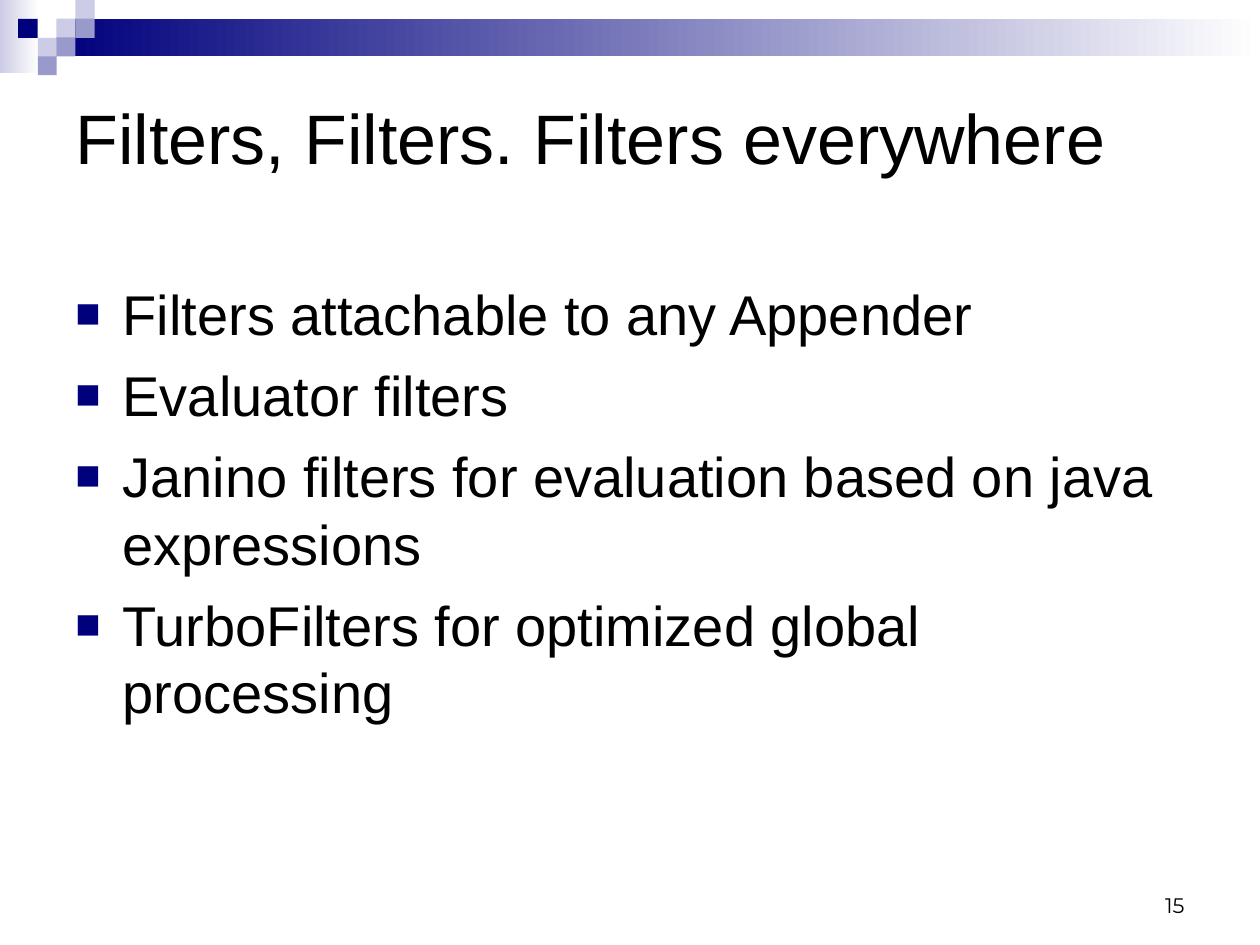
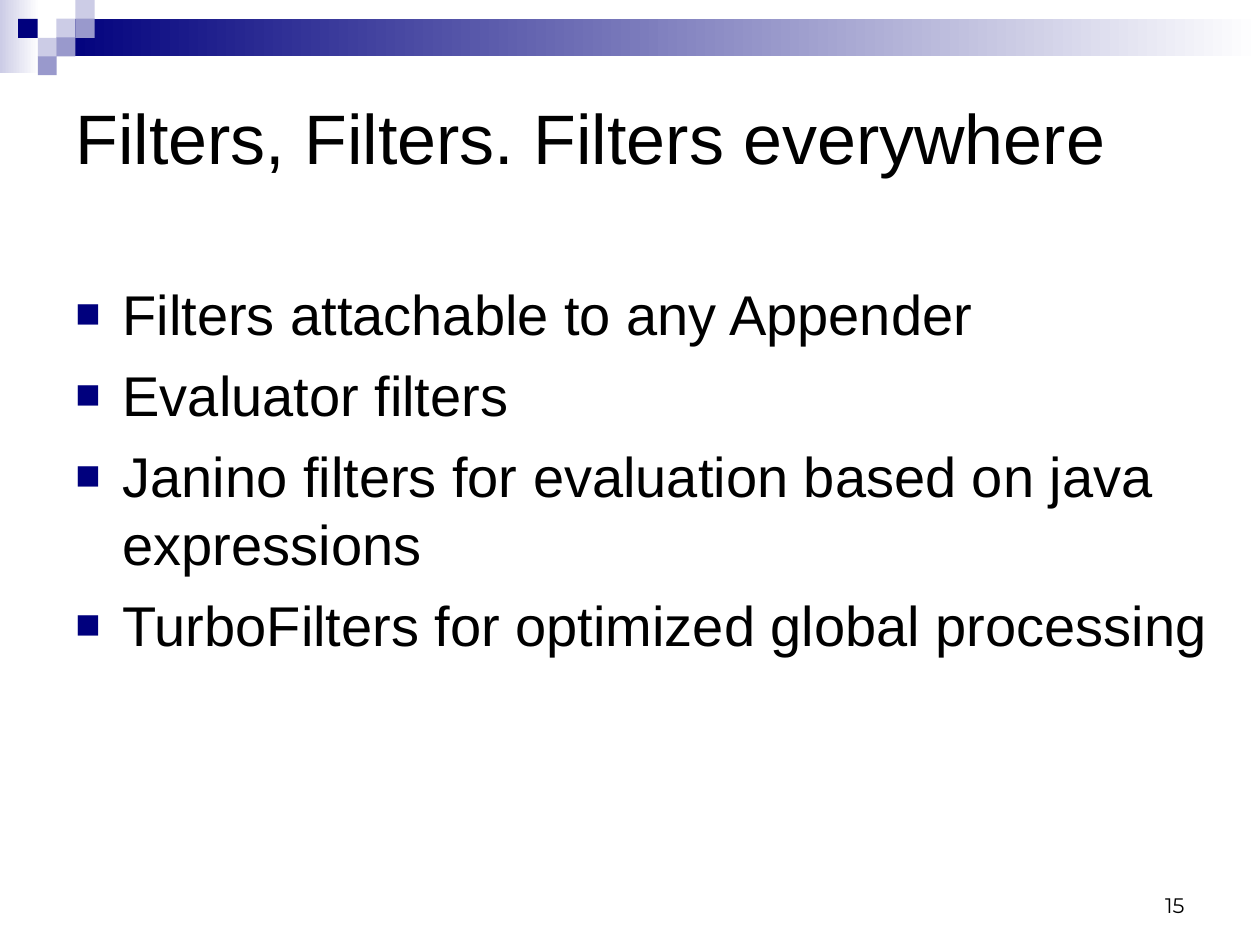
Before and after one commit to qos-ch/logback, a slide deck: slide 15 of logback-site/src/site/resources/logback.ppt. Drawn at 1260x945 pixels with LibreOffice and Linux fonts; fonts in the diff are those of the drawing. Boxes give left, top, right and bottom in pixels: in the first picture for what was removed or moved away, otherwise in the second. Text is boxed around its words. In the diff, an @@ line names an element or a change of style, - is before the commit and + after.

```diff
--- a/logback-site/src/site/resources/logback.ppt
+++ b/logback-site/src/site/resources/logback.ppt
@@ text "Filters attachable to any Appender" rewrapped from (x1=123, y1=294, x2=1153, y2=724) to (x1=123, y1=294, x2=1207, y2=657) @@
```
Also in this commit, not shown: 1 other slide changed, 2 slides added.
